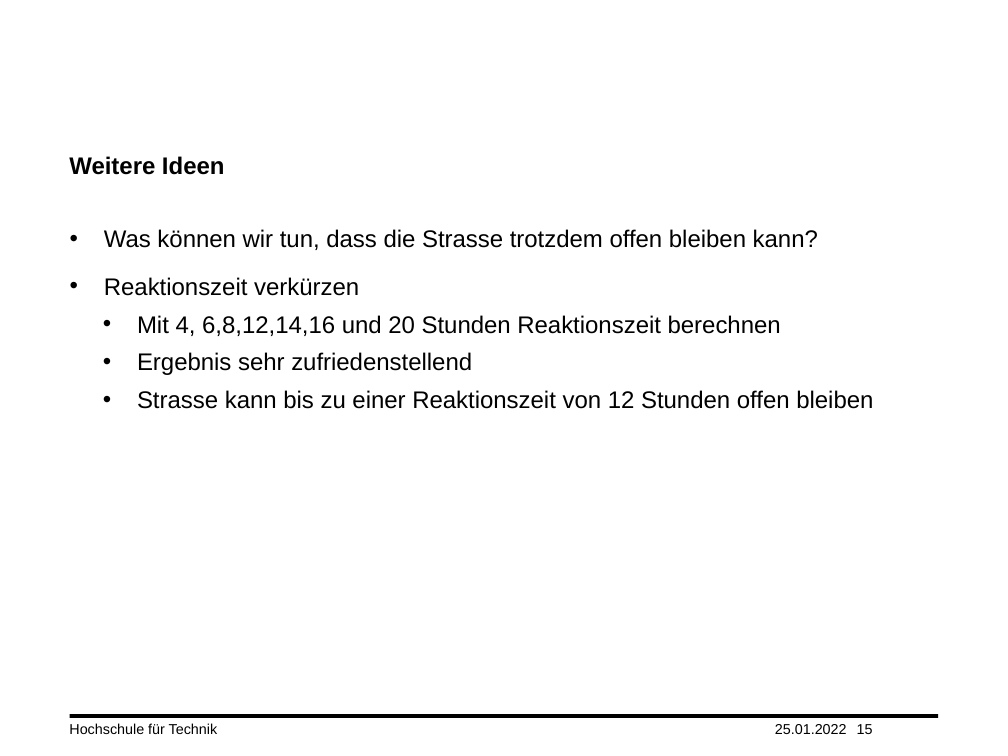
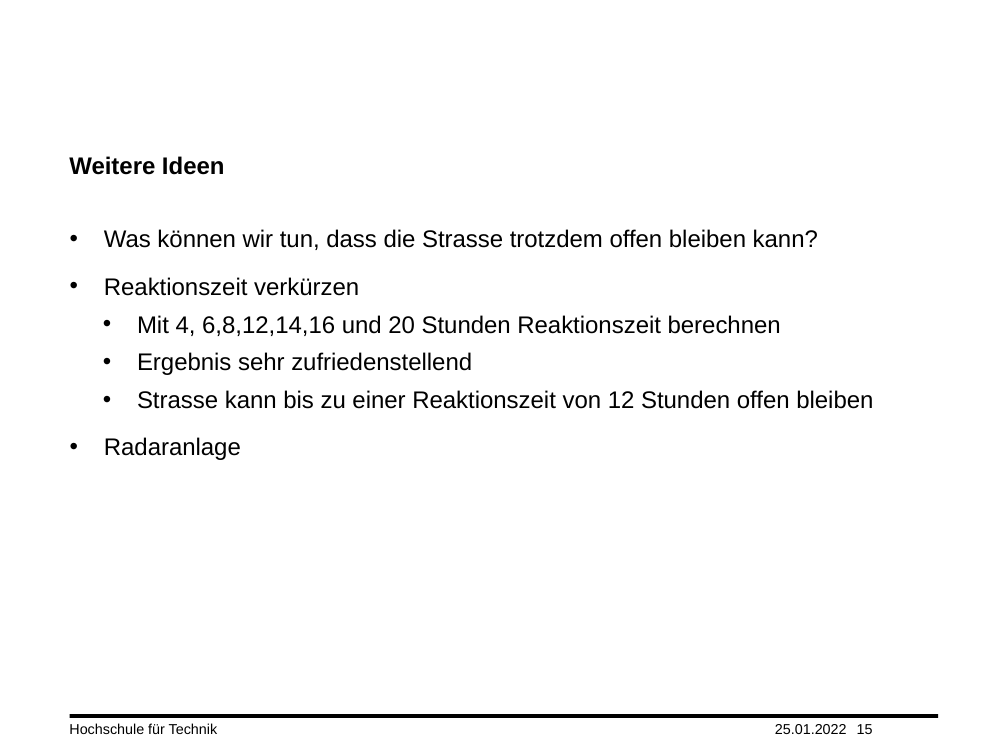
Before and after one commit to tmandelz/Steinschlag-Wahrscheinlichkeit, a slide deck: slide 15 of Präsentation/Vorgehen.pptx. Drawn at 1008x756 pixels with LibreOffice and Linux fonts; fonts in the diff are those of the drawing; background and template pictures are left out. Boxes give left, top, right and bottom in pixels: in the first picture for what was removed or moved away, otherwise in the second. Text is boxed around its words. In the diff, an @@ line names an element or a change of style, - is before the commit and + after.

Commit message:
Radaranlage erwähnt

```diff
--- a/Präsentation/Vorgehen.pptx
+++ b/Präsentation/Vorgehen.pptx
@@ text at (104, 437, 241, 460): paragraph added @@
+• Radaranlage
```
